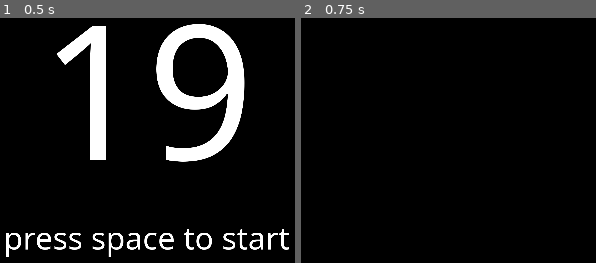
Above: before the commit, frames 1-2 (left to right).
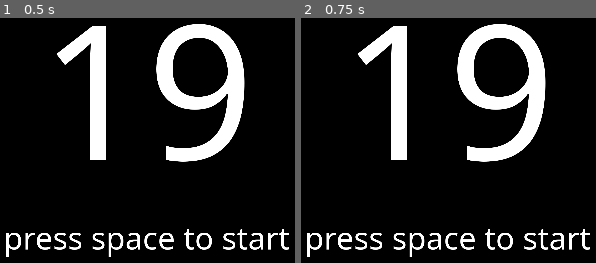
Above: after the commit, the same moments.

Repository: paigeweber13/19
Game: Godot game, scene res://menus/main.tscn
Two runs of this game, one before a commit and one after it. Both use one fixed random seed, a clock stepped at 60 frames per second and the inputs below.
Inputs:
- Up to frame 1 (0.5 s): no input
- Up to frame 2 (0.75 s): tap Enter (ui_accept) at 0.5, 0.6 s; hold Right (ui_right) from 0.53 s (still down)

Frame 1 is identical in both runs. In frame 2, 13% of the frame differs, in the area x 2-98%, y 2-98%.

Commit message:
fixed video sizes

Diff:
--- a/cutscenes/ending.tscn
+++ b/cutscenes/ending.tscn
@@ -1,11 +1,14 @@
-[gd_scene load_steps=2 format=2]
+[gd_scene load_steps=3 format=2]
 
 [ext_resource path="res://cutscenes/intro.gd" type="Script" id=1]
+[ext_resource path="res://assets/cutscenes/intro.webm" type="VideoStream" id=2]
 
 [node name="Node2D" type="Node2D"]
 script = ExtResource( 1 )
 
 [node name="VideoPlayer" type="VideoPlayer" parent="."]
-margin_right = 40.0
-margin_bottom = 40.0
+margin_right = 3840.0
+margin_bottom = 2160.0
+stream = ExtResource( 2 )
+autoplay = true
 [connection signal="finished" from="VideoPlayer" to="." method="_on_VideoPlayer_finished"]
--- a/cutscenes/intro.tscn
+++ b/cutscenes/intro.tscn
@@ -1,11 +1,14 @@
-[gd_scene load_steps=2 format=2]
+[gd_scene load_steps=3 format=2]
 
 [ext_resource path="res://cutscenes/intro.gd" type="Script" id=1]
+[ext_resource path="res://assets/cutscenes/intro.webm" type="VideoStream" id=2]
 
 [node name="Node2D" type="Node2D"]
 script = ExtResource( 1 )
 
 [node name="VideoPlayer" type="VideoPlayer" parent="."]
-margin_right = 40.0
-margin_bottom = 40.0
+margin_right = 3840.0
+margin_bottom = 2160.0
+stream = ExtResource( 2 )
+autoplay = true
 [connection signal="finished" from="VideoPlayer" to="." method="_on_VideoPlayer_finished"]
